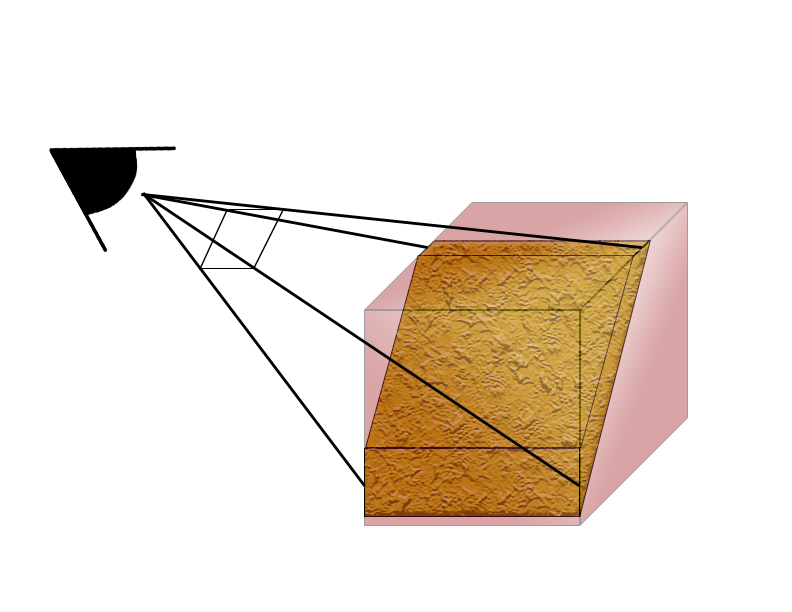
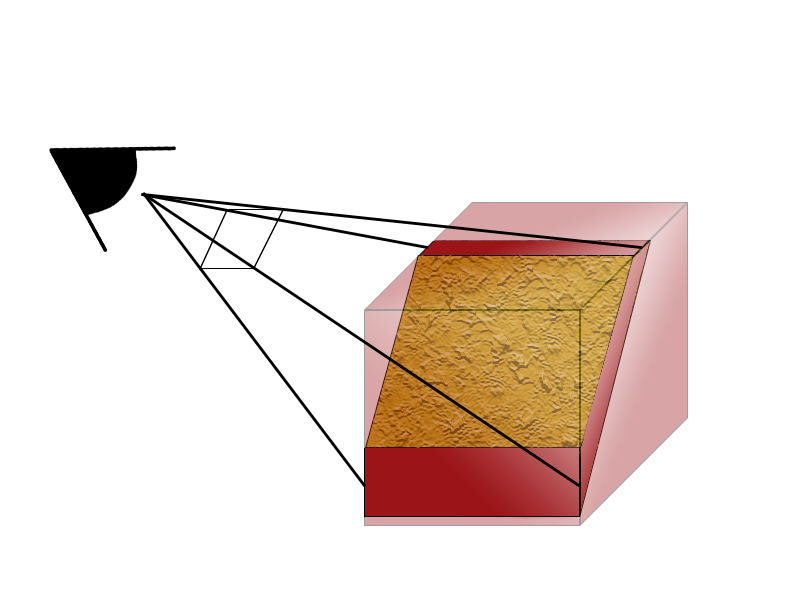
Before/after of a 792 × 612 layered artwork. What changed in the layer stack:
added group "Eye and Sights" with 10 layers above "Cube" over [left=364, top=241, right=642, bottom=487]
moved "Shape 4" into group "Eye and Sights" over [left=364, top=241, right=580, bottom=487]
moved "Shape 3" into group "Eye and Sights" over [left=364, top=448, right=366, bottom=487]
moved "Shape 2" into group "Eye and Sights" over [left=425, top=241, right=642, bottom=249]
